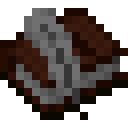
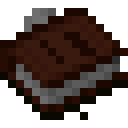
Two versions of the same layered image (128 × 128). Layer-by-layer changes:
added layer "load" above "레이어 1" over [left=24, top=16, right=80, bottom=104]
